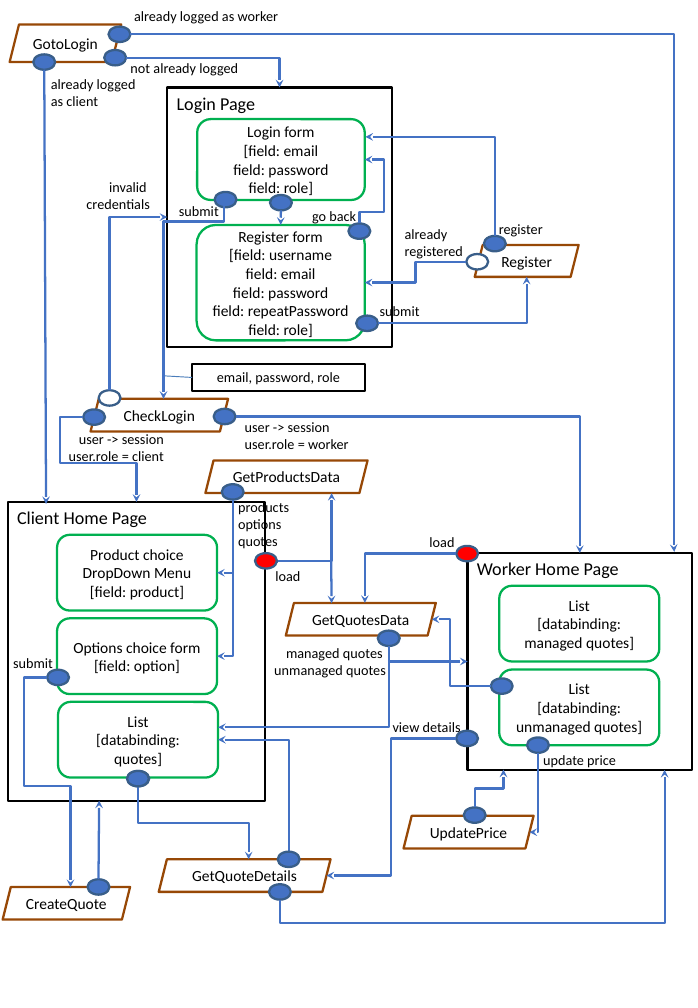
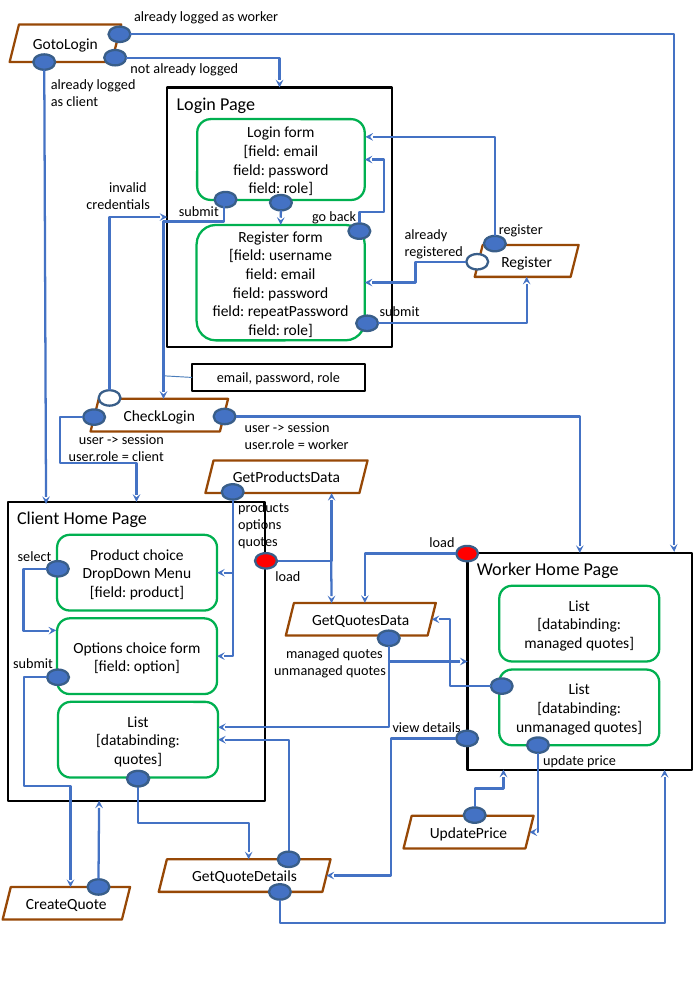
Before and after one commit to ManuMerlo/Web-App-Project-TIW-2022-Inghilleri-Merlo, a slide deck: slide 1 of documentation/RIA_files_drawio/ifmlRIA.pptx. Drawn at 698x1008 pixels with LibreOffice and Linux fonts; fonts in the diff are those of the drawing. Boxes give left, top, right and bottom in pixels: in the first picture for what was removed or moved away, otherwise in the second. Text is boxed around its words. In the diff, an @@ line names an element or a change of style, - is before the commit and + after.

```diff
--- a/documentation/RIA_files_drawio/ifmlRIA.pptx
+++ b/documentation/RIA_files_drawio/ifmlRIA.pptx
@@ text added at box(18, 551, 52, 565), 11 pt, text #000000 @@
+select
@@ elbow arrow added from (47, 569) to (56, 630), #4472C4 1.75 pt @@
@@ ellipse added at box(47, 561, 69, 577), fill #4472C4, outline #395E89 1.75 pt @@
```
Also in this commit, not shown: 3 other files.
